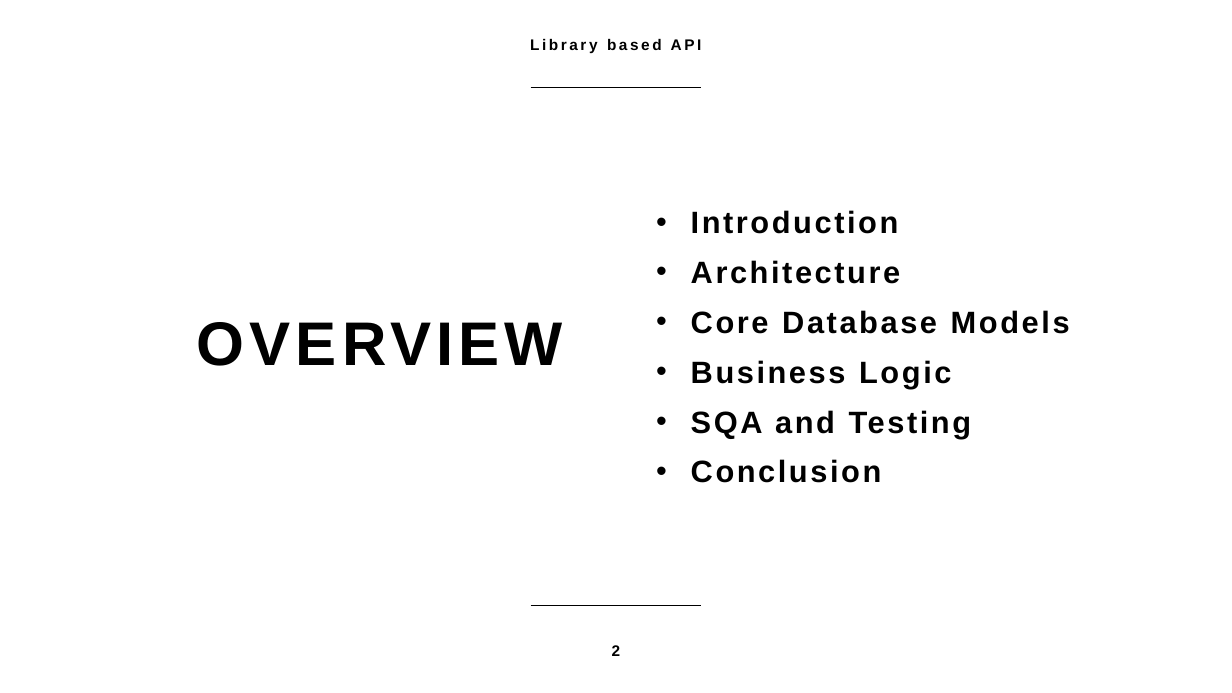
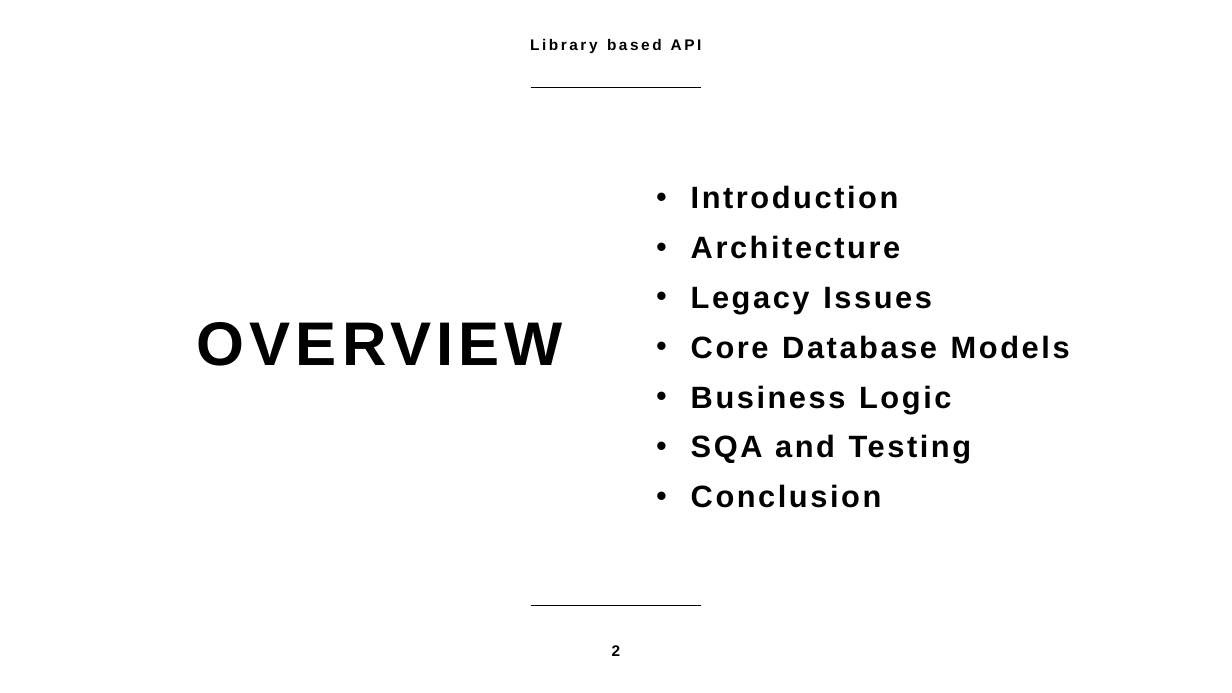
Before and after one commit to MArhumIrfan/Vantage_Intership, a slide deck: slide 2 of Library_API.pptx. Drawn at 1232x693 pixels with LibreOffice and Linux fonts; fonts in the diff are those of the drawing; background and template pictures are left out. Boxes give left, top, right and bottom in pixels: in the first picture for what was removed or moved away, otherwise in the second. Text is boxed around its words. In the diff, an @@ line names an element or a change of style, - is before the commit and + after.

```diff
--- a/Library_API.pptx
+++ b/Library_API.pptx
@@ text at <box>691,286,932,314</box>: paragraph added @@
+• Legacy Issues
```
Also in this commit, not shown: 2 other slides changed, 2 slides added, 2 other files.
